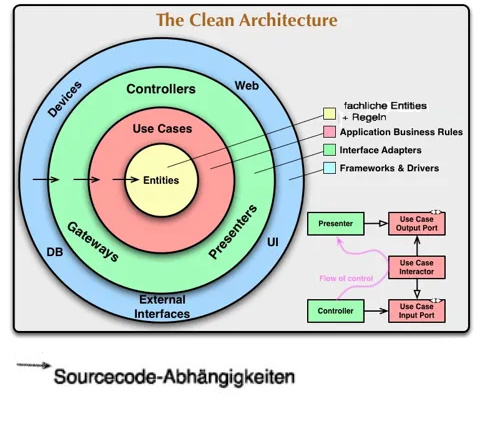
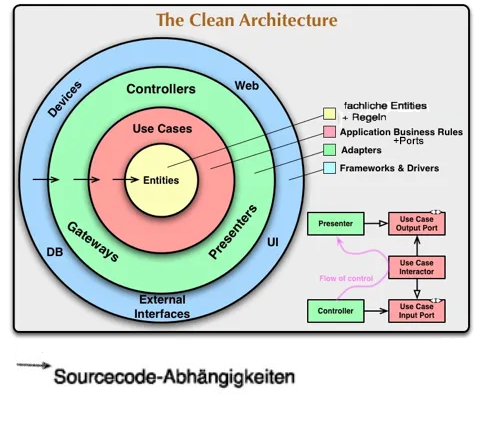
The second (482, 439) image is a revision of the first. Changes to its layers:
added layer "+Ports" above "Слой 2" over [393, 136, 424, 145]
added layer "Слой 4" above "Слой 3" over [340, 140, 413, 158]
painted on "L1" over [391, 146, 422, 158]
